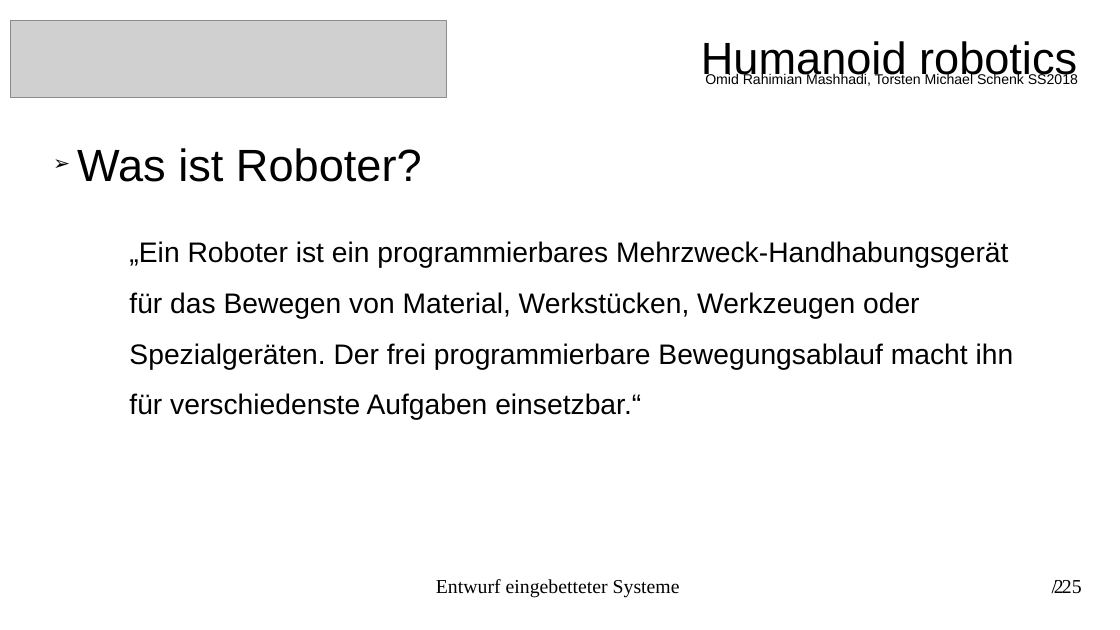
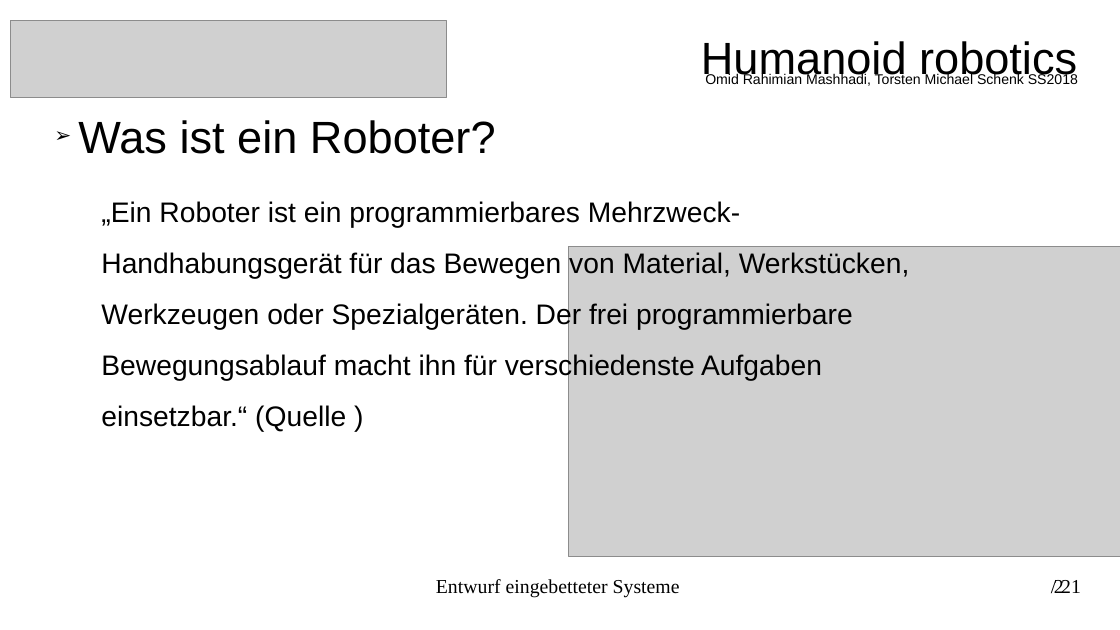
Before and after one commit to torstenschenk/beuth-avatar-ss2018, a slide deck: slide 2 of Presentation/HumanoideRobotic.odp. Drawn at 1120x630 pixels with LibreOffice and Linux fonts; fonts in the diff are those of the drawing; grey boxes stand for pictures. Boxes give left, top, right and bottom in pixels: in the first picture for what was removed or moved away, otherwise in the second. Text is boxed around its words. In the diff, an @@ line names an element or a change of style, - is before the commit and + after.

```diff
--- a/Presentation/HumanoideRobotic.odp
+++ b/Presentation/HumanoideRobotic.odp
@@ subtitle at (78,120,496,154): text changed @@
-➢ Was ist Roboter?
+➢ Was ist ein Roboter?
@@ text at (101,201,910,431): text changed @@
-„Ein Roboter ist ein programmierbares Mehrzweck-Handhabungsgerät für das Bewegen von Material, Werkstücken, Werkzeugen oder Spezialgeräten. Der frei programmierbare Bewegungsablauf macht ihn für verschiedenste Aufgaben einsetzbar.“
+„Ein Roboter ist ein programmierbares Mehrzweck-Handhabungsgerät für das Bewegen von Material, Werkstücken, Werkzeugen oder Spezialgeräten. Der frei programmierbare Bewegungsablauf macht ihn für verschiedenste Aufgaben einsetzbar.“ (Quelle )
@@ picture added at (569,247,1120,557) @@
@@ text added at (1061,580,1081,593), 14 pt, text #000000 @@
+/ 21
@@ text removed at (1062,580,1082,594) @@
-/ 25
```
Also in this commit, not shown: 19 other slides changed, 4 slides removed, 8 other files.
